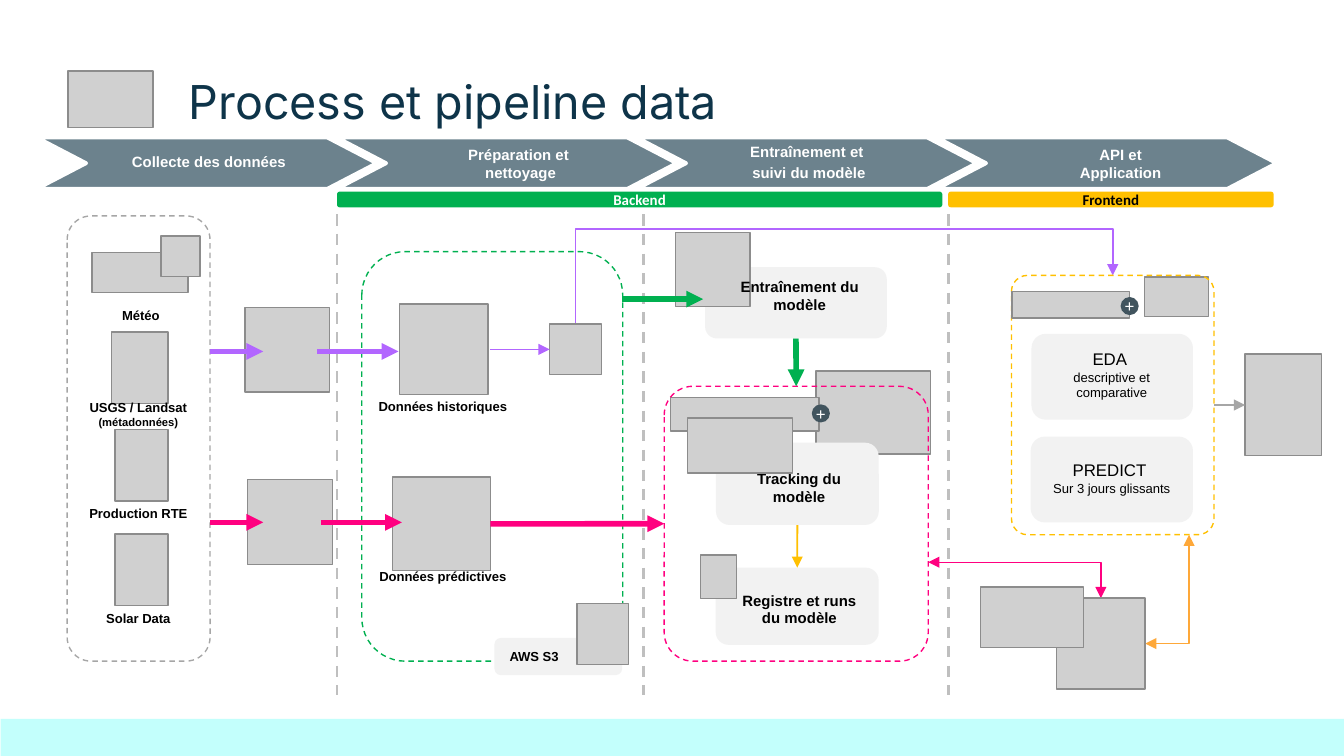
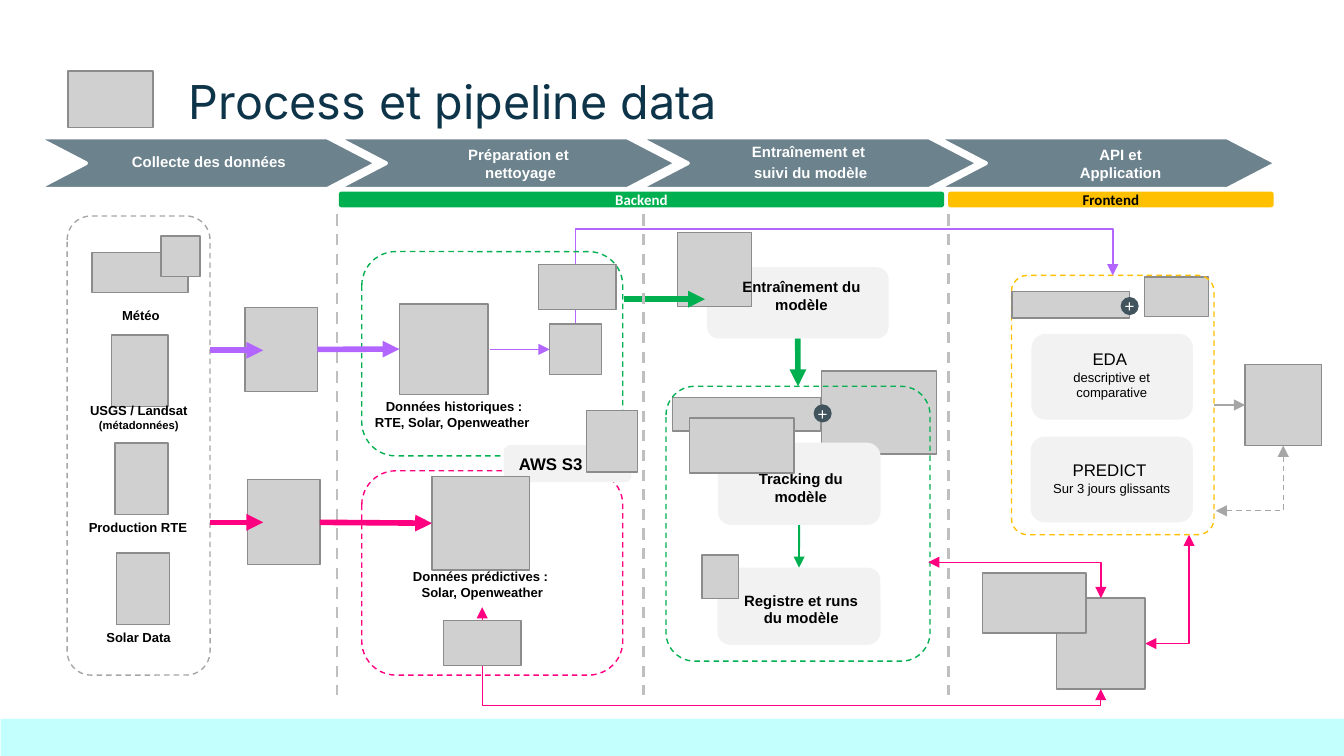
Before and after one commit to Sheikoh/REnergies_efficiency_prediction, a slide deck: slide 6 of presentation/dsfs_ft_36_Projet_REnergies_efficiency_prediction.pptx. Drawn at 1344x756 pixels with LibreOffice and Linux fonts; fonts in the diff are those of the drawing; grey boxes stand for pictures. Boxes give left, top, right and bottom in pixels: in the first picture for what was removed or moved away, otherwise in the second. Text is boxed around its words. In the diff, an @@ line names an element or a change of style, - is before the commit and + after.

```diff
--- a/presentation/dsfs_ft_36_Projet_REnergies_efficiency_prediction.pptx
+++ b/presentation/dsfs_ft_36_Projet_REnergies_efficiency_prediction.pptx
@@ freeform shape "Entraînement et" at bbox=[638, 137, 978, 188]: outline redrawn @@
@@ rounded rectangle: place and size @@
-rounded rectangle at bbox=[67, 216, 210, 661]
+rounded rectangle at bbox=[67, 216, 210, 676]
@@ rounded rectangle: place and size @@
-rounded rectangle at bbox=[362, 251, 622, 661]
+rounded rectangle at bbox=[362, 251, 622, 456]
@@ picture added at bbox=[539, 265, 617, 310] @@
@@ picture: place and size @@
-picture at bbox=[245, 308, 329, 392]
+picture at bbox=[245, 308, 317, 392]
@@ rounded rectangle at bbox=[667, 386, 930, 661]: outline #FF0080 0.75 pt dashed to #00B050 0.75 pt dashed @@
@@ picture: place and size @@
-picture at bbox=[816, 371, 930, 454]
+picture at bbox=[821, 371, 935, 454]
@@ picture: place and size @@
-picture at bbox=[1245, 355, 1321, 457]
+picture at bbox=[1245, 364, 1321, 445]
@@ text at bbox=[375, 401, 529, 430]: text changed @@
-Données historiques
+Données historiques :
+RTE, Solar, Openweather
@@ picture: place and size @@
-picture at bbox=[577, 603, 628, 664]
+picture at bbox=[586, 411, 637, 472]
@@ picture: place and size @@
-picture at bbox=[114, 430, 168, 501]
+picture at bbox=[114, 444, 168, 515]
@@ rounded rectangle "AWS S3": place and size @@
-rounded rectangle "AWS S3" at bbox=[495, 638, 622, 676]
+rounded rectangle "AWS S3" at bbox=[504, 445, 632, 482]
@@ rounded rectangle "AWS S3" at bbox=[504, 445, 632, 482]: size 7 to 9 pt @@
@@ elbow double arrow added from (1284, 446) to (1216, 511), #A6A6A6 0.75 pt dashed @@
@@ rounded rectangle added at bbox=[362, 470, 622, 675], outline #FF0080 0.75 pt dashed @@
@@ picture: place and size @@
-picture at bbox=[392, 477, 491, 571]
+picture at bbox=[431, 476, 530, 570]
@@ picture: place and size @@
-picture at bbox=[247, 480, 332, 564]
+picture at bbox=[247, 480, 320, 564]
@@ text "Production RTE": place and size @@
-text "Production RTE" at bbox=[89, 508, 187, 518]
+text "Production RTE" at bbox=[89, 522, 187, 532]
@@ arrow moved from (321, 523) - (402, 523) to (320, 523) - (431, 523) @@
@@ arrow removed from (491, 524) to (664, 524) @@
@@ arrow (800, 526) - (800, 567): stroke #FFC000 1 pt to #00B050 1 pt @@
@@ elbow double arrow (1189, 535) - (1145, 644): stroke #FEA83A 0.75 pt to #FF0080 0.75 pt @@
@@ picture: place and size @@
-picture at bbox=[114, 534, 168, 605]
+picture at bbox=[117, 552, 171, 624]
@@ text at bbox=[413, 571, 543, 600]: text changed @@
-Données prédictives
+Données prédictives :
+Solar, Openweather
@@ picture added at bbox=[982, 573, 1086, 633] @@
@@ text "Solar Data": place and size @@
-text "Solar Data" at bbox=[106, 613, 170, 623]
+text "Solar Data" at bbox=[106, 632, 170, 642]
@@ picture: place and size @@
-picture at bbox=[980, 587, 1083, 648]
+picture at bbox=[444, 621, 521, 667]
@@ elbow double arrow added from (1101, 689) to (482, 607), #FF0080 0.75 pt @@
```
Also in this commit, not shown: 9 other slides changed, 1 slide added, 8 other files.
